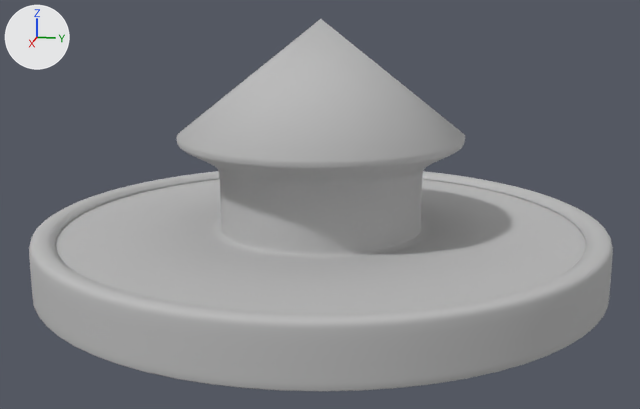
What one commit did to the OBJ model data/shaderball_hd_base_inside.obj.
Rendered twice from a 50 mm lens placed at (253.5, 50.4, 86.1), pointed at (3.9, 0.5, 23.6). The axes (+X, +Y, +Z) are drawn at upper left. The lights are the same throughout. Where no turn or scale is listed for an object, it has been applied to the vertices.

Script lines for the objects in view, before the commit:
```python
me_shaderball_hd_base_inside = bpy.data.meshes.new('shaderball_hd_base_inside')
me_shaderball_hd_base_inside.from_pydata(...)  # 2883 vertices, 5760 faces; spans x -84.0..84.0, y -84.0..84.0, z 2.0..77.0
me_shaderball_hd_base_inside.materials.append(mat_lambert2sg)  # grey #bcbcbc
ob_shaderball_hd_base_inside = bpy.data.objects.new('shaderball_hd_base_inside', me_shaderball_hd_base_inside)
ob_shaderball_hd_base_inside.location = (0.0, 0.0, 0.0)
```
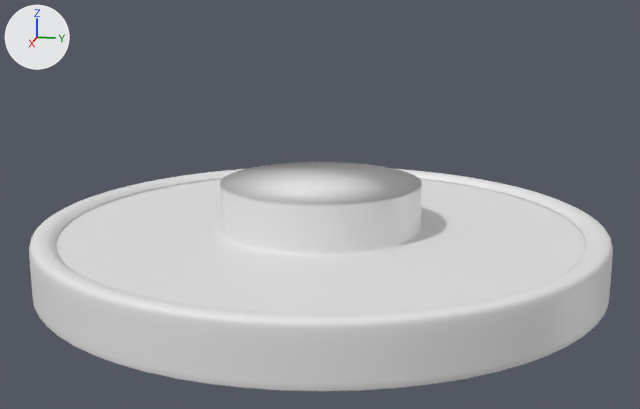
Where the change shows, as pixel boxes (x1, y1, x2, y2) in the pictures (640 x 409 px):
```json
{"object": "shaderball_hd_base_inside", "change": "reshaped", "before": [29, 19, 613, 391], "after": [29, 162, 613, 391], "on screen": "38% shorter"}
{"part": 1, "of": "me_shaderball_hd_base_inside", "change": "cut back", "before": [177, 19, 465, 205], "after": [220, 162, 422, 205]}
{"part": 2, "of": "me_shaderball_hd_base_inside", "change": "recoloured", "before": [29, 171, 613, 391], "after": [29, 171, 613, 391], "on screen": "grey to white"}
```

The change, as JSON lines over the scene's bpy script:
```json
{"block": "me_shaderball_hd_base_inside", "where": "# used by ob_shaderball_hd_base_inside; location = (0.0, 0.0, 0.0)"}
{"op": "remove", "block": "me_shaderball_hd_base_inside", "code": "me_shaderball_hd_base_inside.from_pydata(...)  # 2883 vertices, 5760 faces; spans x -84.0..84.0, y -84.0..84.0, z 2.0..77.0"}
{"op": "add", "block": "me_shaderball_hd_base_inside", "code": "me_shaderball_hd_base_inside.from_pydata(...)  # 1987 vertices, 3968 faces; spans x -84.0..84.0, y -84.0..84.0, z 2.0..30.0"}
{"block": "me_shaderball_hd_base_inside", "change": "me_shaderball_hd_base_inside part 1: 897 vertices removed from x -42.0..42.0, y -42.0..42.0, z 33.0..77.0; 1 vertex added at x 0.0, y 0.0, z 30.0"}
{"block": "me_shaderball_hd_base_inside", "change": "me_shaderball_hd_base_inside part 2: 3898 faces spanning x -84.0..84.0, y -84.0..84.0, z 2.0..30.0 switch from mat_lambert2sg (grey #bcbcbc) to no material"}
```
